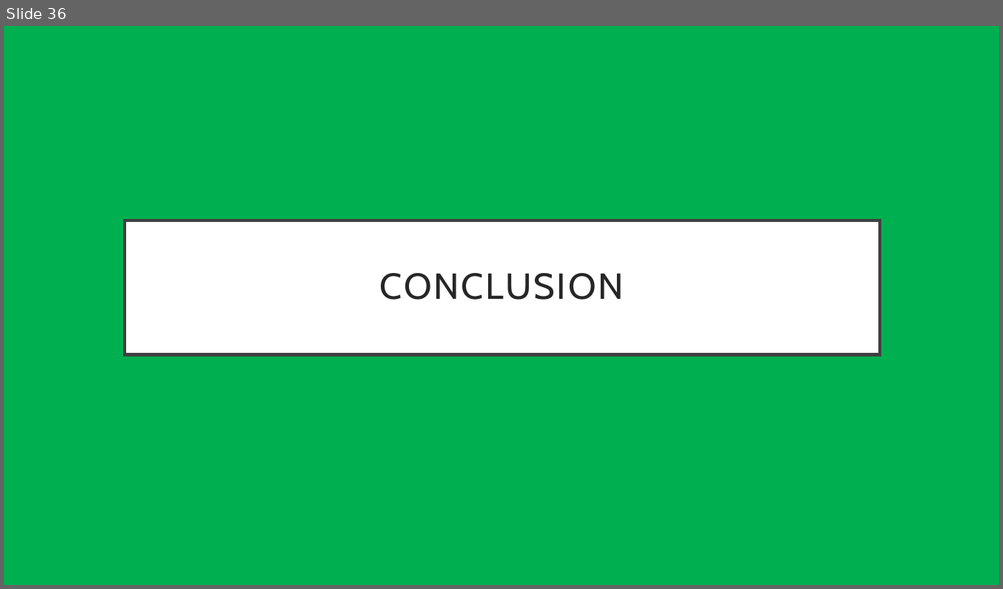
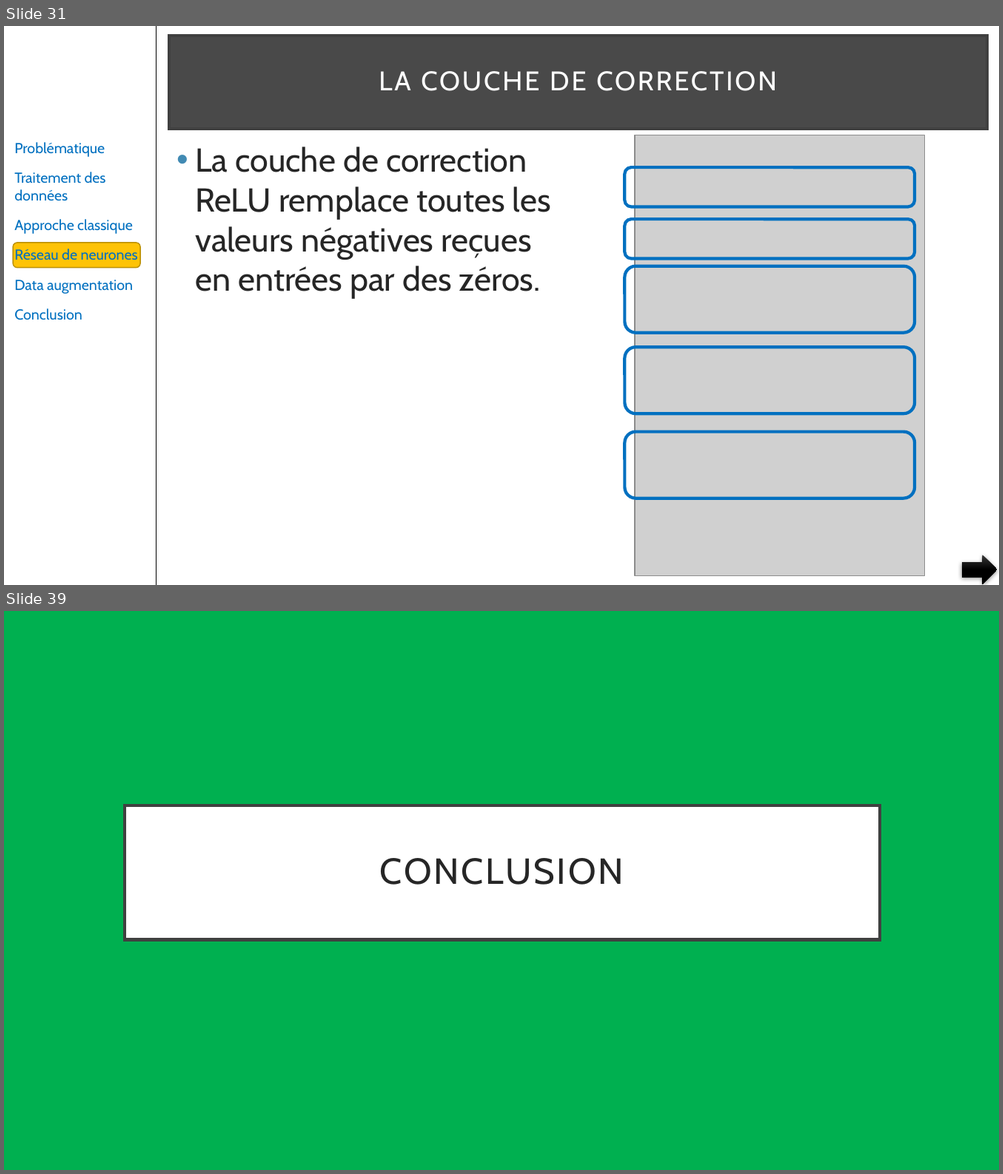
Before and after one commit to pfroide/python, a slide deck: Projet_7/p7.pptx. Shown one above the other, each under a label of ours: slide 36 before the commit, slides 31 and 39 after it; the slides between them are not shown. The pictures are 1003x589 and 1003x1174 pixels, drawn with LibreOffice and Linux fonts; fonts in the diff are those of the drawing; grey boxes stand for pictures. Boxes give left, top, right and bottom in pixels: in the first picture for what was removed or moved away, otherwise in the second. Text is boxed around its words. In the diff, an @@ line names an element or a change of style, - is before the commit and + after.

```diff
--- a/Projet_7/p7.pptx
+++ b/Projet_7/p7.pptx
@@ slide 31 added at (4, 26, 999, 585), background #FFFFFF @@
@@ line added from (156, 26) to (156, 585), #000000 1 pt @@
@@ title added at (169, 36, 987, 129), fill #0D0D0D at 75% opacity, outline #404040 2.5 pt, 26 pt, text #FFFFFF @@
+LA COUCHE DE CORRECTION
@@ picture added at (634, 136, 925, 577) @@
@@ text added at (14, 142, 138, 321), 14 pt, text #0070C0 @@
+Problématique
+Traitement des données
+Approche classique
+Réseau de neurones
+Data augmentation
+Conclusion
@@ text added at (195, 147, 551, 299), 32 pt, text #262626 @@
+• La couche de correction ReLU remplace toutes les valeurs négatives reçues en entrées par des zéros.
@@ rounded rectangle added at (625, 168, 915, 207), outline #0070C0 3 pt @@
@@ rounded rectangle added at (625, 219, 915, 259), outline #0070C0 3 pt @@
@@ rounded rectangle added at (13, 243, 141, 269), fill #FEC306, outline #BC9004 1 pt @@
@@ rounded rectangle added at (624, 267, 914, 333), outline #0070C0 3 pt @@
@@ rounded rectangle added at (624, 348, 914, 414), outline #0070C0 3 pt @@
@@ rounded rectangle added at (624, 432, 914, 499), outline #0070C0 3 pt @@
@@ right arrow added at (962, 556, 997, 585), fill gradient #393939 to #000000 @@
@@ what was slide 36 is now slide 39 @@
```
Also in this commit, not shown: 5 slides changed, 32 other slides added, 30 slides removed.
